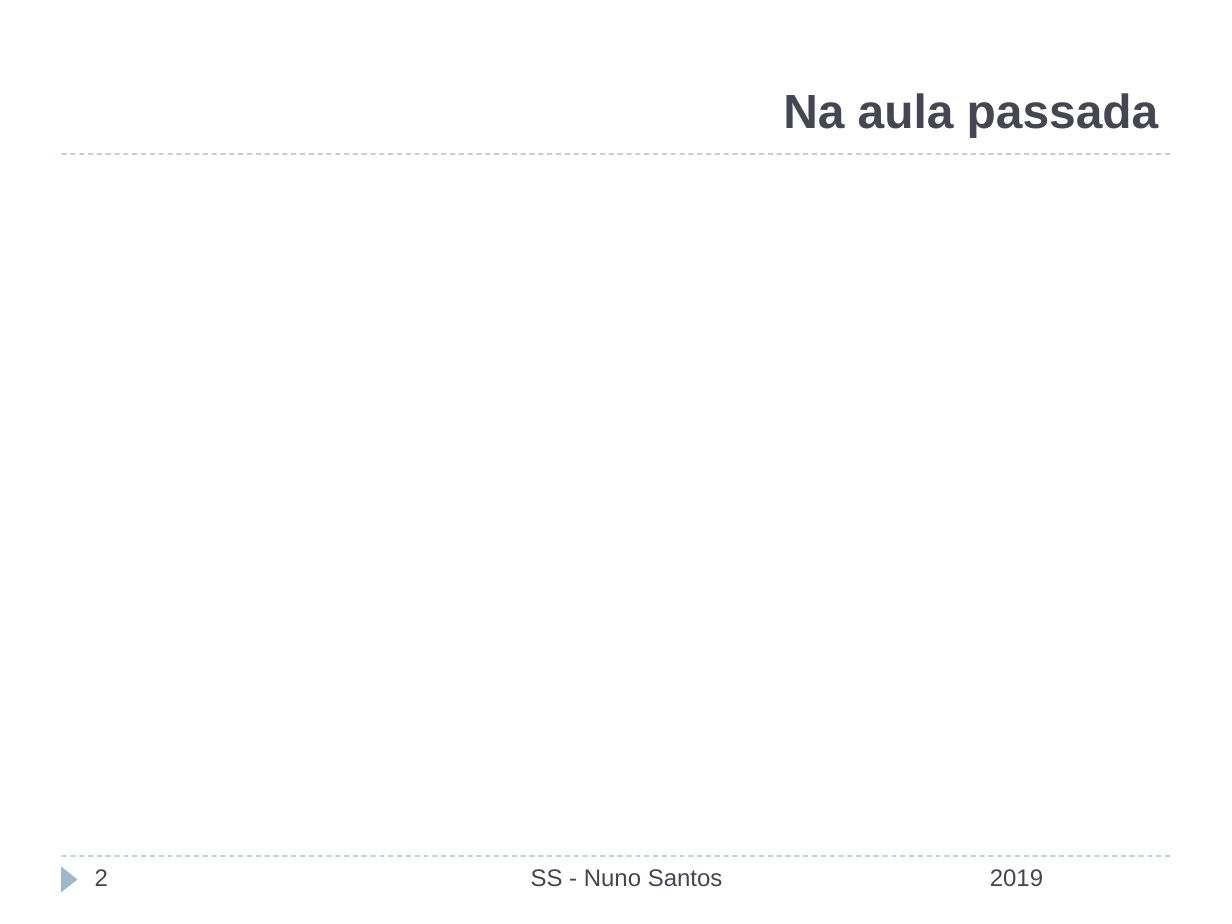
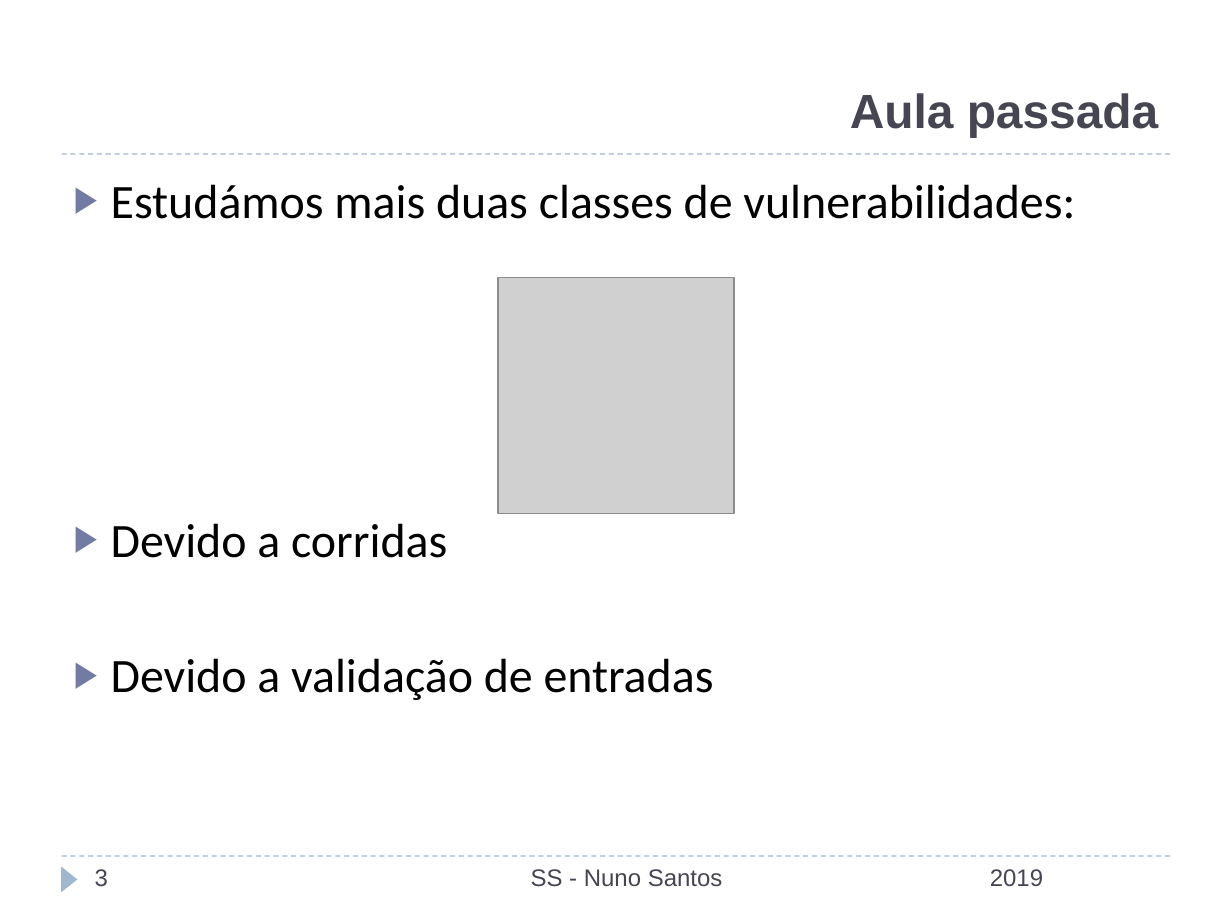
Before and after one commit to nuno-santos/acite2019, a slide deck: slide 3 of teoricas/acite2019-06-auditoria_teste.pptx (slide 2 before the commit). Drawn at 1232x924 pixels with LibreOffice and Linux fonts; fonts in the diff are those of the drawing; grey boxes stand for pictures; background and template pictures are left out. Boxes give left, top, right and bottom in pixels: in the first picture for what was removed or moved away, otherwise in the second. Text is boxed around its words. In the diff, an @@ line names an element or a change of style, - is before the commit and + after.

Commit message:
aula 6

```diff
--- a/teoricas/acite2019-06-auditoria_teste.pptx
+++ b/teoricas/acite2019-06-auditoria_teste.pptx
@@ title at <box>850,93,1159,137</box>: text changed @@
-Na aula passada
+Aula passada
@@ text added at <box>111,184,1075,700</box>, 28 pt, text #000000 @@
+▶ Estudámos mais duas classes de vulnerabilidades:
+▶ Devido a corridas
+▶ Devido a validação de entradas
@@ picture added at <box>498,277,734,514</box> @@
@@ page number at <box>95,869,108,886</box>: text changed @@
-2
+3
```
Also in this commit, not shown: 9 other slides changed, 13 slides added, 1 slide removed.
